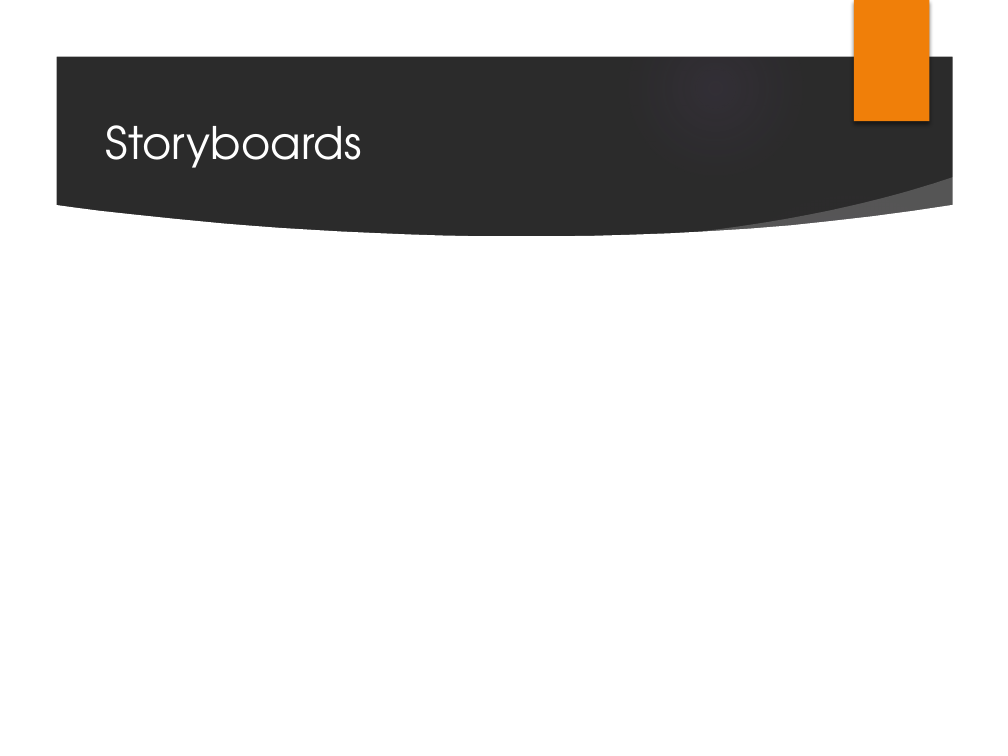
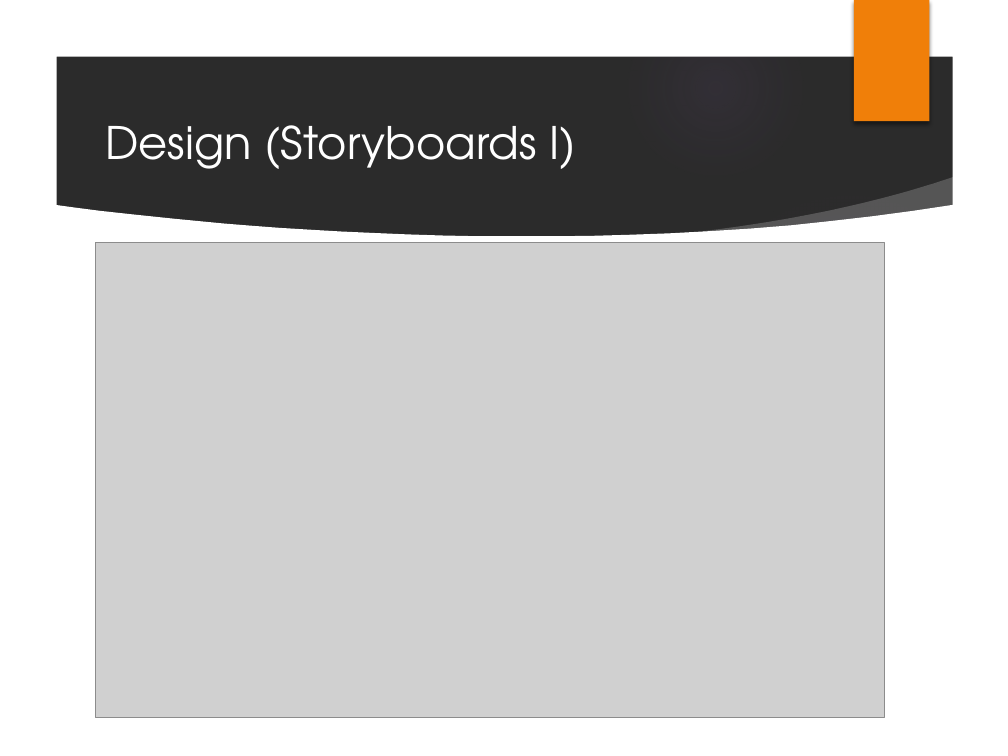
Before and after one commit to k-tipp/ch.bfh.btx8081.w2015.weiss, a slide deck: slide 7 of doc/CS1_Task3/Task3_Design_Thinking.pptx (slide 6 before the commit). Drawn at 1008x756 pixels with LibreOffice and Linux fonts; fonts in the diff are those of the drawing; grey boxes stand for pictures; background and template pictures are left out; a plain dark background stands for a picture behind light text. Boxes give left, top, right and bottom in pixels: in the first picture for what was removed or moved away, otherwise in the second. Text is boxed around its words. In the diff, an @@ line names an element or a change of style, - is before the commit and + after.

```diff
--- a/doc/CS1_Task3/Task3_Design_Thinking.pptx
+++ b/doc/CS1_Task3/Task3_Design_Thinking.pptx
@@ title at [106, 125, 576, 169]: text changed @@
-Storyboards
+Design (Storyboards I)
@@ picture added at [96, 242, 885, 718] @@
```
Also in this commit, not shown: 2 other slides changed, 5 slides added, 3 slides removed.
